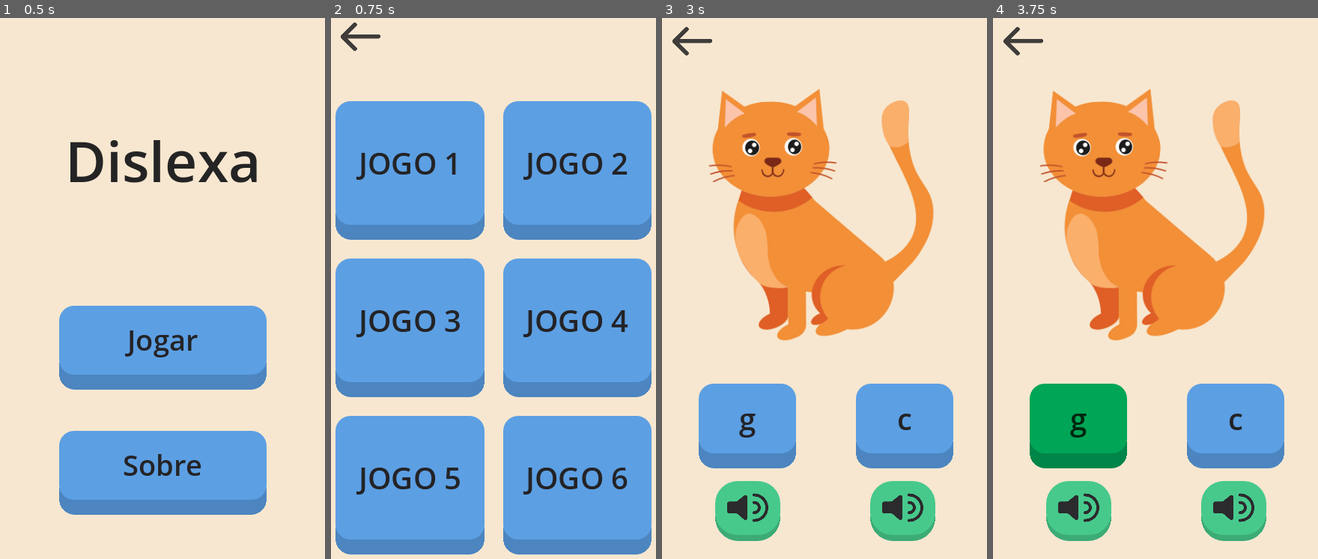
Above: before the commit, frames 1-4 (left to right).
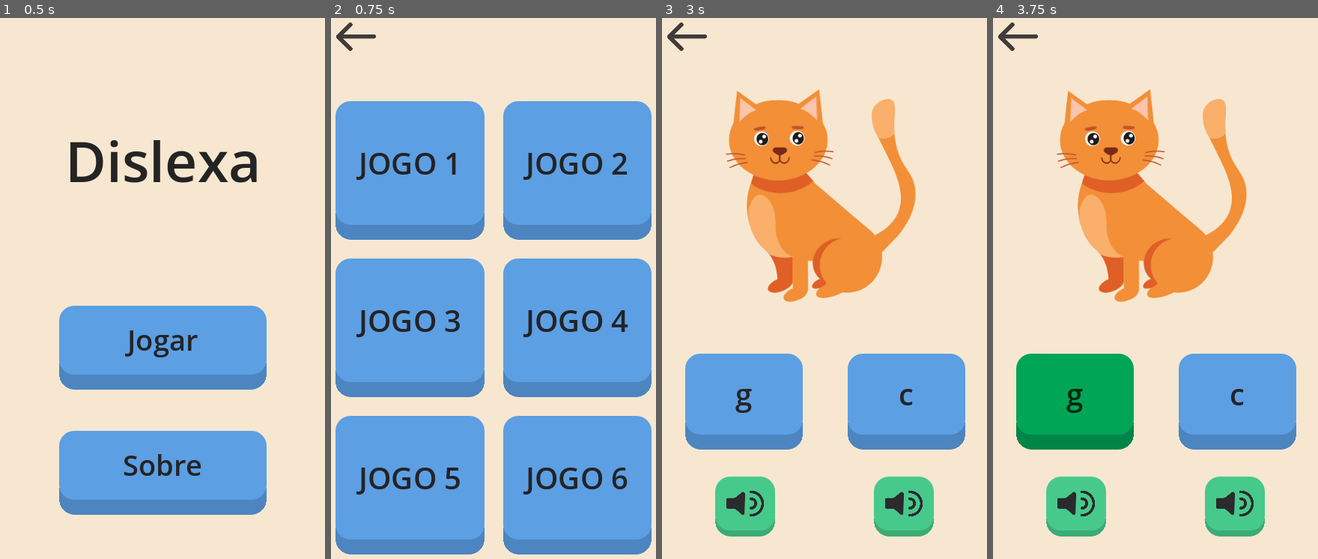
Above: after the commit, the same moments.

Repository: marta-rebelo/App-tese
Game: Godot game, scene res://menu.tscn
Two runs of this game, one before a commit and one after it. Both use one fixed random seed, a clock stepped at 60 frames per second and the inputs below.
Inputs (mouse positions are in pixels of both pictures, inside the frame that each line leads up to; where the layout moved, square brackets give the same spot in the first picture):
- Up to frame 1 (0.5 s): no input
- Up to frame 2 (0.75 s): click "Jogar" at 0.5 s
- Up to frame 3 (3 s): click (688, 34) [691, 34] at 1.25 s; click "Jogar" at 2 s; click "JOGO 1" at 2.75 s
- Up to frame 4 (3.75 s): click "g" at 3.5 s

Frame 1 is identical in both runs. In frame 2, 0.2% of the frame differs, in the area x 1-16%, y 0-7%; in frame 3, 23%, in the area x 1-94%, y 0-97%; in frame 4, 23%.

Commit message:
versão 0.6

Diff:
--- a/Scenes/Jogos/jogo1.tscn
+++ b/Scenes/Jogos/jogo1.tscn
@@ -21,9 +21,6 @@
 anchors_preset = 15
 anchor_right = 1.0
 anchor_bottom = 1.0
-offset_left = -4.0
-offset_top = 6.0
-offset_right = 6.0
 offset_bottom = 6.0
 grow_horizontal = 2
 grow_vertical = 2
@@ -35,13 +32,13 @@
 anchor_top = 0.5
 anchor_right = 0.476
 anchor_bottom = 0.5
-offset_left = -157.24
-offset_top = 120.0
-offset_right = 182.76
-offset_bottom = 233.0
+offset_left = -174.48
+offset_top = 83.0
+offset_right = 199.52
+offset_bottom = 211.0
 grow_horizontal = 2
 grow_vertical = 2
-theme_override_constants/separation = 80
+theme_override_constants/separation = 60
 
 [node name="Button" type="Button" parent="Control/respostas"]
 custom_minimum_size = Vector2(100, 20)
@@ -64,9 +61,9 @@
 anchor_left = 0.5
 anchor_right = 0.5
 offset_left = -211.0
-offset_top = 104.0
+offset_top = 114.0
 offset_right = 205.0
-offset_bottom = 478.0
+offset_bottom = 430.0
 grow_horizontal = 2
 theme_override_styles/panel = SubResource("StyleBoxFlat_pnirq")
 
@@ -75,38 +72,47 @@
 expand_mode = 3
 stretch_mode = 5
 
+[node name="audio1" type="Button" parent="Control"]
+custom_minimum_size = Vector2(80, 80)
+layout_mode = 2
+offset_left = 94.0
+offset_top = 650.0
+offset_right = 174.0
+offset_bottom = 730.0
+size_flags_horizontal = 3
+theme = ExtResource("4_f0qy7")
+theme_override_font_sizes/font_size = 30
+icon = ExtResource("5_6mbt1")
+expand_icon = true
+
+[node name="audio 2" type="Button" parent="Control"]
+custom_minimum_size = Vector2(80, 80)
+layout_mode = 2
+offset_left = 306.0
+offset_top = 650.0
+offset_right = 386.0
+offset_bottom = 730.0
+size_flags_horizontal = 3
+theme = ExtResource("4_f0qy7")
+theme_override_font_sizes/font_size = 30
+icon = ExtResource("5_6mbt1")
+expand_icon = true
+
 [node name="audio" type="HBoxContainer" parent="Control"]
+visible = false
 layout_mode = 1
 anchors_preset = 7
 anchor_left = 0.5
 anchor_top = 1.0
 anchor_right = 0.5
 anchor_bottom = 1.0
-offset_left = -147.0
-offset_top = -150.0
-offset_right = 147.0
-offset_bottom = -70.0
+offset_left = -139.0
+offset_top = -153.0
+offset_right = -70.0
+offset_bottom = -73.0
 grow_horizontal = 2
 grow_vertical = 0
 theme_override_constants/separation = 120
-
-[node name="audio1" type="Button" parent="Control/audio"]
-custom_minimum_size = Vector2(80, 80)
-layout_mode = 2
-size_flags_horizontal = 3
-theme = ExtResource("4_f0qy7")
-theme_override_font_sizes/font_size = 30
-icon = ExtResource("5_6mbt1")
-expand_icon = true
-
-[node name="audio 2" type="Button" parent="Control/audio"]
-custom_minimum_size = Vector2(80, 80)
-layout_mode = 2
-size_flags_horizontal = 3
-theme = ExtResource("4_f0qy7")
-theme_override_font_sizes/font_size = 30
-icon = ExtResource("5_6mbt1")
-expand_icon = true
 
 [node name="AudioStreamPlayer" type="AudioStreamPlayer" parent="Control"]
 
@@ -117,7 +123,7 @@
 anchors_preset = 5
 anchor_left = 0.5
 anchor_right = 0.5
-offset_left = -228.0
+offset_left = -240.0
 offset_top = 24.0
 offset_right = -127.0
 offset_bottom = 102.0
@@ -181,6 +187,8 @@
 theme_override_font_sizes/font_size = 30
 text = "Menu"
 
+[connection signal="pressed" from="Control/audio1" to="." method="_on_audio_1_pressed"]
+[connection signal="pressed" from="Control/audio 2" to="." method="_on_audio_2_pressed"]
 [connection signal="pressed" from="Control/voltar" to="." method="_on_voltar_pressed"]
 [connection signal="pressed" from="Control/ColorRect/VBoxContainer/jogar" to="." method="_on_jogar_pressed"]
 [connection signal="pressed" from="Control/ColorRect/VBoxContainer/menu" to="." method="_on_menu_pressed"]
--- a/Scenes/Jogos/jogo2.tscn
+++ b/Scenes/Jogos/jogo2.tscn
@@ -115,7 +115,7 @@
 anchors_preset = 5
 anchor_left = 0.5
 anchor_right = 0.5
-offset_left = -228.0
+offset_left = -240.0
 offset_top = 24.0
 offset_right = -127.0
 offset_bottom = 102.0
--- a/Scenes/Jogos/jogo3.tscn
+++ b/Scenes/Jogos/jogo3.tscn
@@ -113,7 +113,7 @@
 anchors_preset = 5
 anchor_left = 0.5
 anchor_right = 0.5
-offset_left = -228.0
+offset_left = -240.0
 offset_top = 24.0
 offset_right = -127.0
 offset_bottom = 102.0
--- a/Scenes/Jogos/jogo4.tscn
+++ b/Scenes/Jogos/jogo4.tscn
@@ -7,9 +7,9 @@
 [ext_resource type="Texture2D" uid="uid://dchv76lm0kqtf" path="res://Images/Jogo 1/audio icon2.svg" id="5_dxi76"]
 [ext_resource type="Texture2D" uid="uid://duvtrlavd8o2i" path="res://Images/seta icon.svg" id="6_220w6"]
 
+[sub_resource type="StyleBoxEmpty" id="StyleBoxEmpty_6h8ev"]
+
 [sub_resource type="StyleBoxEmpty" id="StyleBoxEmpty_0lq51"]
-
-[sub_resource type="StyleBoxEmpty" id="StyleBoxEmpty_6h8ev"]
 
 [node name="CanvasLayer" type="CanvasLayer"]
 script = ExtResource("1_rfvy3")
@@ -20,8 +20,7 @@
 anchors_preset = 15
 anchor_right = 1.0
 anchor_bottom = 1.0
-offset_top = 30.0
-offset_bottom = 121.0
+offset_bottom = 89.0
 grow_horizontal = 2
 grow_vertical = 2
 
@@ -46,15 +45,6 @@
 horizontal_alignment = 1
 vertical_alignment = 1
 autowrap_mode = 2
-
-[node name="voltar" type="Button" parent="Control/perguntas"]
-layout_mode = 2
-theme_override_font_sizes/font_size = 30
-theme_override_styles/focus = SubResource("StyleBoxEmpty_0lq51")
-icon = ExtResource("6_220w6")
-flat = true
-icon_alignment = 1
-expand_icon = true
 
 [node name="respostas" type="HBoxContainer" parent="Control"]
 layout_mode = 1
@@ -142,10 +132,10 @@
 anchor_top = 0.701
 anchor_right = 0.752
 anchor_bottom = 0.701
-offset_left = -36.96
-offset_top = -42.8
+offset_left = -33.96
+offset_top = -43.189
 offset_right = 41.04
-offset_bottom = 27.2
+offset_bottom = 31.811
 grow_horizontal = 2
 grow_vertical = 2
 size_flags_horizontal = 3
@@ -162,10 +152,10 @@
 anchor_top = 0.675
 anchor_right = 0.237
 anchor_bottom = 0.675
-offset_left = -42.76
-offset_top = -21.0
+offset_left = -35.76
+offset_top = -20.0751
 offset_right = 39.24
-offset_bottom = 49.0
+offset_bottom = 54.9249
 grow_horizontal = 2
 grow_vertical = 0
 size_flags_horizontal = 3
@@ -179,10 +169,10 @@
 anchors_preset = 5
 anchor_left = 0.5
 anchor_right = 0.5
-offset_left = -230.0
-offset_top = -6.0
-offset_right = -122.0
-offset_bottom = 77.0
+offset_left = -240.0
+offset_top = 24.0
+offset_right = -127.0
+offset_bottom = 102.0
 grow_horizontal = 2
 theme_override_font_sizes/font_size = 30
 theme_override_styles/focus = SubResource("StyleBoxEmpty_6h8ev")
--- a/Scenes/Jogos/jogo5.tscn
+++ b/Scenes/Jogos/jogo5.tscn
@@ -18,8 +18,7 @@
 anchors_preset = 15
 anchor_right = 1.0
 anchor_bottom = 1.0
-offset_top = 30.0
-offset_bottom = 121.0
+offset_bottom = 1.0
 grow_horizontal = 2
 grow_vertical = 2
 
@@ -54,9 +53,9 @@
 anchor_right = 0.5
 anchor_bottom = 0.5
 offset_left = -180.0
-offset_top = -253.5
+offset_top = -228.0
 offset_right = 81.0
-offset_bottom = 192.5
+offset_bottom = 305.0
 grow_horizontal = 2
 grow_vertical = 2
 theme_override_constants/separation = 30
@@ -97,9 +96,9 @@
 anchor_right = 0.5
 anchor_bottom = 0.5
 offset_left = 105.0
-offset_top = -248.5
+offset_top = -217.0
 offset_right = 179.0
-offset_bottom = 203.5
+offset_bottom = 248.0
 grow_horizontal = 2
 grow_vertical = 2
 theme_override_constants/separation = 55
@@ -165,10 +164,10 @@
 anchors_preset = 5
 anchor_left = 0.5
 anchor_right = 0.5
-offset_left = -228.0
-offset_top = -3.0
+offset_left = -240.0
+offset_top = 24.0
 offset_right = -127.0
-offset_bottom = 75.0
+offset_bottom = 102.0
 grow_horizontal = 2
 theme_override_font_sizes/font_size = 30
 theme_override_styles/focus = SubResource("StyleBoxEmpty_41xrn")
--- a/Scenes/Jogos/jogo6.tscn
+++ b/Scenes/Jogos/jogo6.tscn
@@ -79,7 +79,7 @@
 anchors_preset = 5
 anchor_left = 0.5
 anchor_right = 0.5
-offset_left = -228.0
+offset_left = -240.0
 offset_top = 24.0
 offset_right = -127.0
 offset_bottom = 102.0
--- a/Scenes/selecionar_jogo.tscn
+++ b/Scenes/selecionar_jogo.tscn
@@ -62,7 +62,7 @@
 layout_mode = 2
 anchor_left = 0.5
 anchor_right = 0.5
-offset_left = -228.0
+offset_left = -240.0
 offset_top = 24.0
 offset_right = -127.0
 offset_bottom = 102.0
--- a/themes/botaoaudiopequeno.tres
+++ b/themes/botaoaudiopequeno.tres
@@ -6,28 +6,28 @@
 bg_color = Color(0.278431, 0.788235, 0.54902, 1)
 border_width_bottom = 8
 border_color = Color(0.243137, 0.588235, 0.427451, 1)
-corner_radius_top_left = 30
-corner_radius_top_right = 30
-corner_radius_bottom_right = 30
-corner_radius_bottom_left = 30
+corner_radius_top_left = 20
+corner_radius_top_right = 20
+corner_radius_bottom_right = 20
+corner_radius_bottom_left = 20
 
 [sub_resource type="StyleBoxFlat" id="StyleBoxFlat_tpiqt"]
 bg_color = Color(0.278431, 0.788235, 0.54902, 1)
 border_width_bottom = 8
 border_color = Color(0.235294, 0.670588, 0.462745, 1)
-corner_radius_top_left = 30
-corner_radius_top_right = 30
-corner_radius_bottom_right = 30
-corner_radius_bottom_left = 30
+corner_radius_top_left = 20
+corner_radius_top_right = 20
+corner_radius_bottom_right = 20
+corner_radius_bottom_left = 20
 
 [sub_resource type="StyleBoxFlat" id="StyleBoxFlat_slib5"]
 bg_color = Color(0.278431, 0.788235, 0.54902, 1)
 border_width_bottom = 8
 border_color = Color(0.243137, 0.588235, 0.427451, 1)
-corner_radius_top_left = 30
-corner_radius_top_right = 30
-corner_radius_bottom_right = 30
-corner_radius_bottom_left = 30
+corner_radius_top_left = 20
+corner_radius_top_right = 20
+corner_radius_bottom_right = 20
+corner_radius_bottom_left = 20
 
 [resource]
 Button/styles/focus = SubResource("StyleBoxEmpty_sv7qa")
